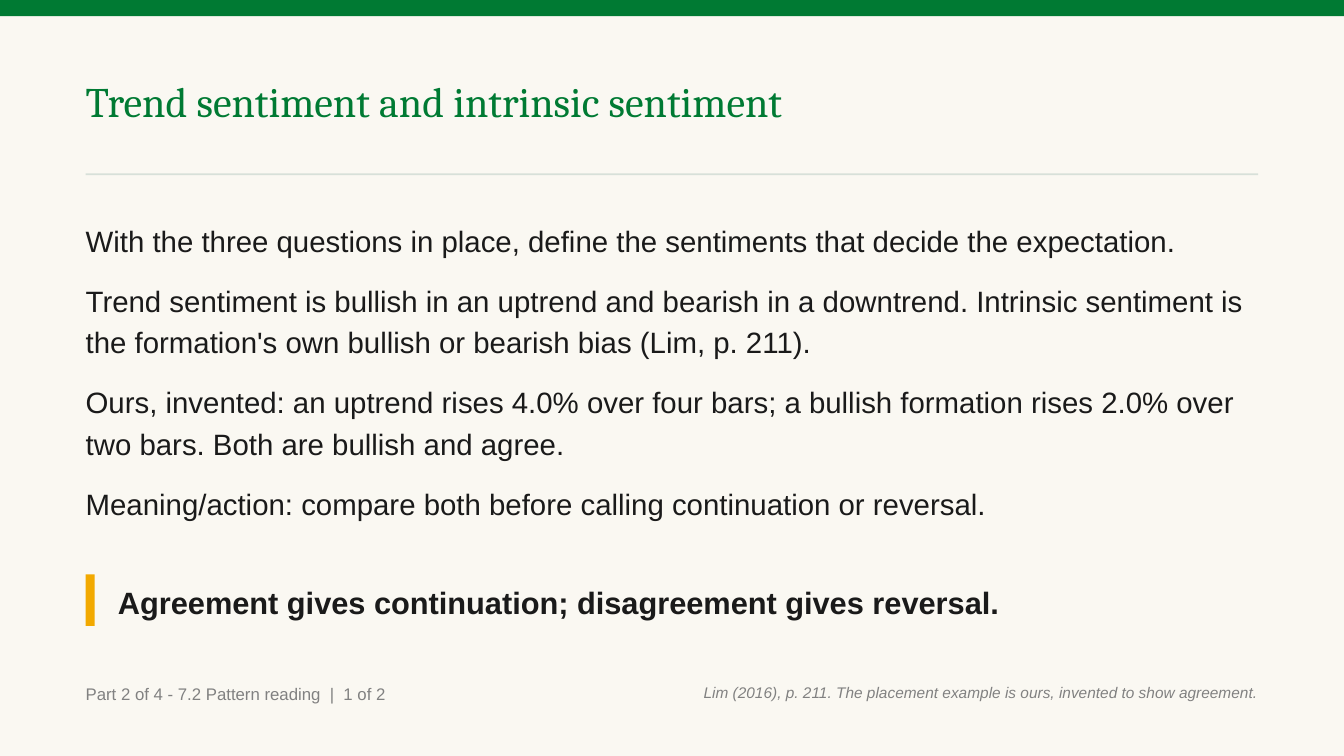
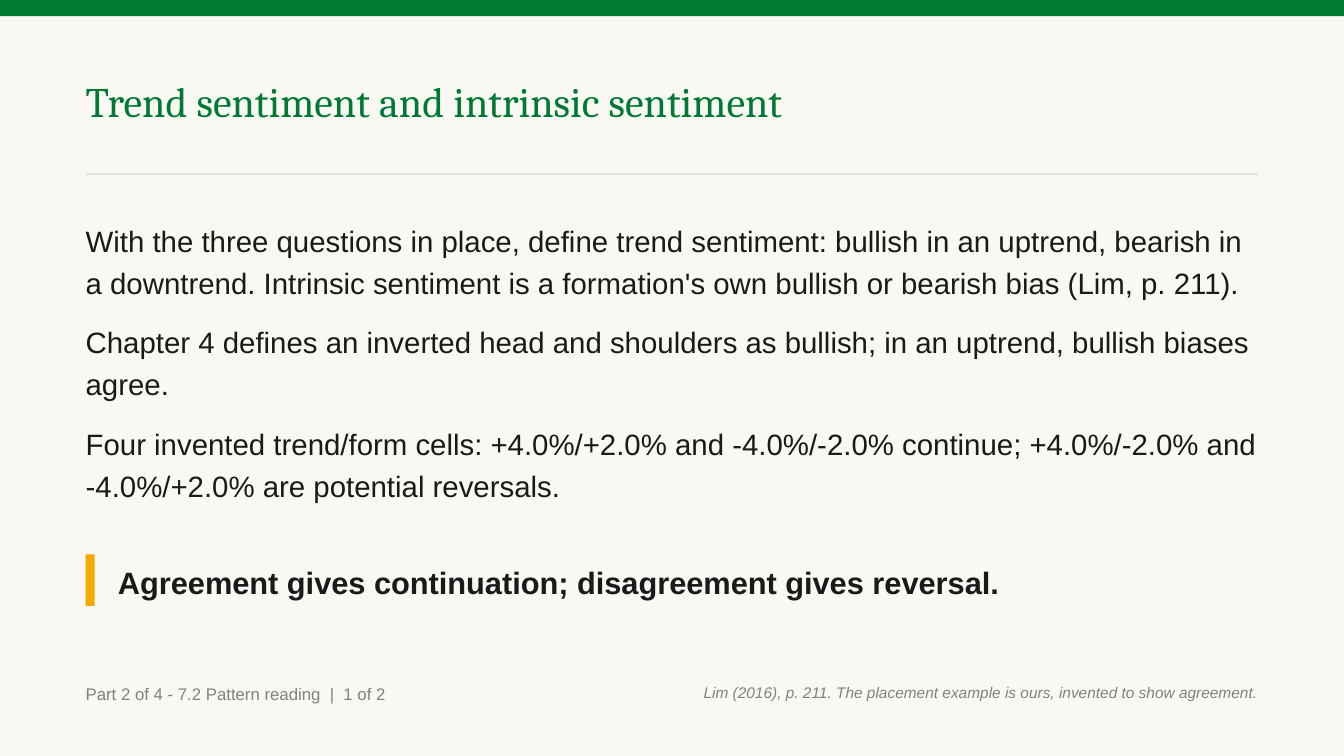
Before and after one commit to benjiesotelo-sudo/Telos_FIN1209, a slide deck: slide 16 of chapter-07/FIN1209-Chapter-07.pptx. Drawn at 1344x756 pixels with LibreOffice and Linux fonts; fonts in the diff are those of the drawing. Boxes give left, top, right and bottom in pixels: in the first picture for what was removed or moved away, otherwise in the second. Text is boxed around its words. In the diff, an @@ line names an element or a change of style, - is before the commit and + after.

Commit message:
Fix Chapter 7 third reader findings

```diff
--- a/chapter-07/FIN1209-Chapter-07.pptx
+++ b/chapter-07/FIN1209-Chapter-07.pptx
@@ text at <box>86,230,1256,502</box>: text changed @@
-With the three questions in place, define the sentiments that decide the expectation.
-Trend sentiment is bullish in an uptrend and bearish in a downtrend. Intrinsic sentiment is the formation's own bullish or bearish bias (Lim, p. 211).
-Ours, invented: an uptrend rises 4.0% over four bars; a bullish formation rises 2.0% over two bars. Both are bullish and agree.
-Meaning/action: compare both before calling continuation or reversal.
+With the three questions in place, define trend sentiment: bullish in an uptrend, bearish in a downtrend. Intrinsic sentiment is a formation's own bullish or bearish bias (Lim, p. 211).
+Chapter 4 defines an inverted head and shoulders as bullish; in an uptrend, bullish biases agree.
+Four invented trend/form cells: +4.0%/+2.0% and -4.0%/-2.0% continue; +4.0%/-2.0% and -4.0%/+2.0% are potential reversals.
@@ rectangle: place and size @@
-rectangle at <box>86,575,95,626</box>
+rectangle at <box>86,555,95,606</box>
@@ text "Agreement gives continuation; disagreement gives ...": place and size @@
-text "Agreement gives continuation; disagreement gives ..." at <box>118,591,998,620</box>
+text "Agreement gives continuation; disagreement gives ..." at <box>118,571,998,600</box>
```
Also in this commit, not shown: 2 other slides changed, 1 other file.
